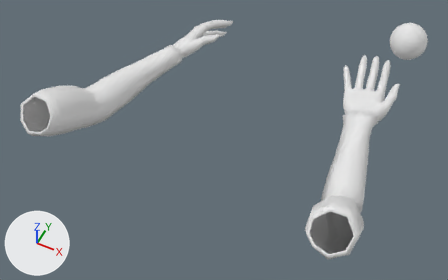
Renders of the Blender file Art/personnages/hand.blend from each side of a commit.
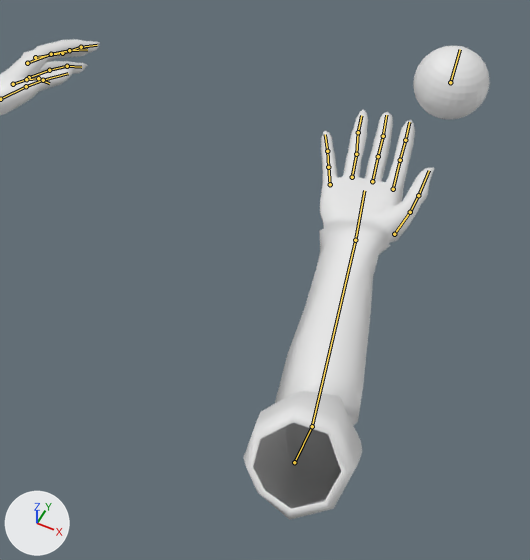
Each version is shown whole from a 50 mm camera at (9.28, -13.89, 24.0) aimed at (0.28, 4.11, 1.5), then close up on the part from 41% to 100% of the width and 0% to 100% of the height. The axes (+X, +Y, +Z) are drawn at lower left. The lights are the same throughout. The first two pictures are the older version. Both versions are drawn at frame 1 of the action 'walk_cycle'; the numbers are the values there. The bones that change, and the others that lie on the model, are drawn over the model as lines in the close-ups.

The first close-up shows 'Sphere', 'hand'.
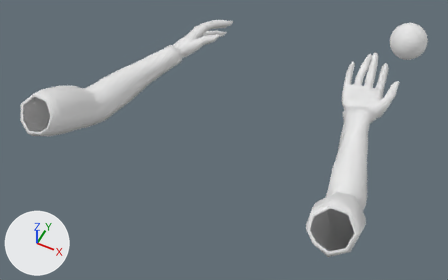
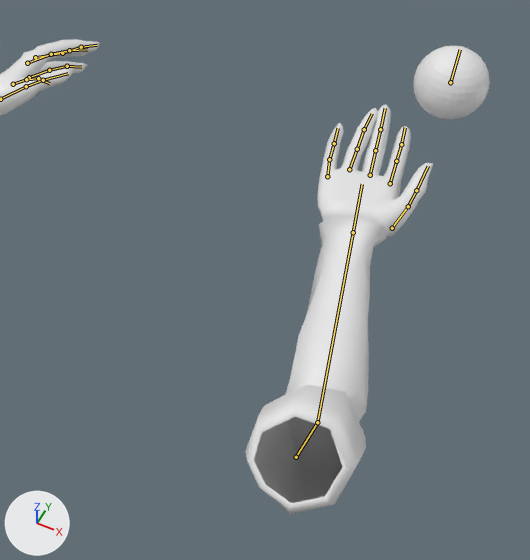
Changed parts and their boxes [x1, y1, x2, y2] in the close-ups (530 x 560 px):
'hand', posed
    before: [0, 39, 434, 520]
    after: [0, 39, 433, 514]
bone 'arm.R', root to tip
    before: (294, 462) to (312, 426)
    after: (296, 457) to (317, 422)
bone 'forearm.R', root to tip
    before: (312, 426) to (355, 240)
    after: (317, 422) to (353, 232)
bone 'forearm.001.R', root to tip
    before: (355, 240) to (364, 190)
    after: (353, 232) to (362, 184)
bone 'index.001.R', root to tip
    before: (393, 189) to (400, 160)
    after: (390, 183) to (396, 161)
bone 'index.002.R', root to tip
    before: (400, 160) to (405, 140)
    after: (396, 161) to (401, 144)
bone 'middle.001.R', root to tip
    before: (372, 181) to (378, 156)
    after: (370, 175) to (375, 150)
bone 'middle.002.R', root to tip
    before: (378, 156) to (383, 136)
    after: (375, 150) to (380, 129)
bone 'ring.001.R', root to tip
    before: (352, 177) to (356, 154)
    after: (349, 169) to (357, 149)
bone 'ring.002.R', root to tip
    before: (356, 154) to (358, 132)
    after: (357, 149) to (364, 129)
bone 'ring.003.R', root to tip
    before: (358, 132) to (361, 115)
    after: (364, 129) to (372, 113)
bone 'pinky.001.R', root to tip
    before: (330, 184) to (328, 167)
    after: (327, 176) to (329, 159)
bone 'pinky.002.R', root to tip
    before: (328, 167) to (327, 151)
    after: (329, 159) to (334, 143)
bone 'pinky.003.R', root to tip
    before: (327, 151) to (325, 134)
    after: (334, 143) to (338, 128)

The edits, one by one:
Bone 'arm.R' (bone_arm_r) moves from (0.0, 0.0, 0.0) to (-0.01, -0.07, 0.18).
Bone 'arm.R' (bone_arm_r) turns from (-20, 0, 0) to (-19, 0, -2) degrees about its own x, y and z.
Bone 'forearm.R' (bone_forearm_r) turns from (71, 67, 56) to (45, 58, 31) degrees about its own x, y and z.
Bone 'forearm.001.R' (bone_forearm_001_r) turns from (0, 41, 0) to (0, 60, -1) degrees about its own x, y and z.
Bone 'index.001.R' (bone_index_001_r) turns from (0, 0, 0) to (12, 2, -16) degrees about its own x, y and z.
Bone 'index.002.R' (bone_index_002_r) turns from (0, 0, 0) to (-6, 0, 7) degrees about its own x, y and z.
Bone 'middle.001.R' (bone_middle_001_r) turns from (0, 0, 0) to (0, 0, -2) degrees about its own x, y and z.
Bone 'middle.002.R' (bone_middle_002_r) turns from (0, 0, 0) to (-5, 0, 7) degrees about its own x, y and z.
Bone 'ring.001.R' (bone_ring_001_r) turns from (0, 0, 0) to (8, -3, 0) degrees about its own x, y and z.
Bone 'ring.002.R' (bone_ring_002_r) turns from (0, 0, 0) to (5, -1, 5) degrees about its own x, y and z.
Bone 'ring.003.R' (bone_ring_003_r) turns from (0, 0, 0) to (-3, 0, 9) degrees about its own x, y and z.
Bone 'pinky.001.R' (bone_pinky_001_r) turns from (0, 0, 0) to (9, 3, 4) degrees about its own x, y and z.
Bone 'pinky.002.R' (bone_pinky_002_r) turns from (0, 0, 0) to (-3, 2, 12) degrees about its own x, y and z.
Bone 'pinky.003.R' (bone_pinky_003_r) turns from (0, 0, 0) to (-6, 9, 16) degrees about its own x, y and z.
